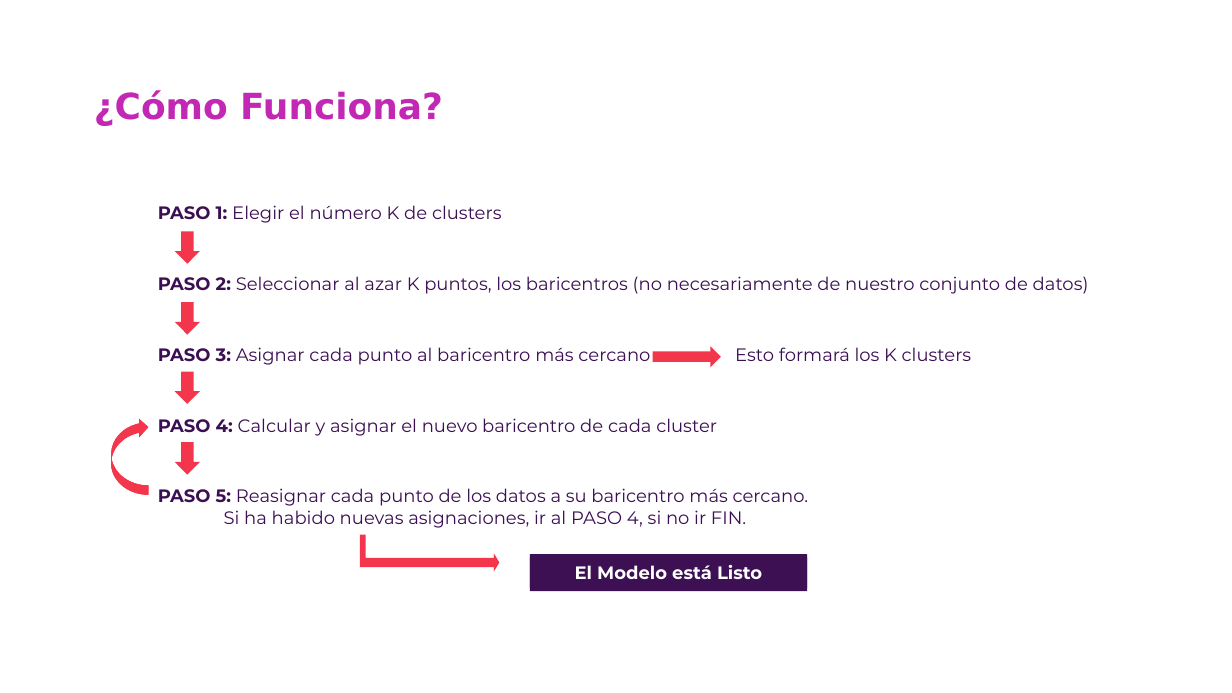
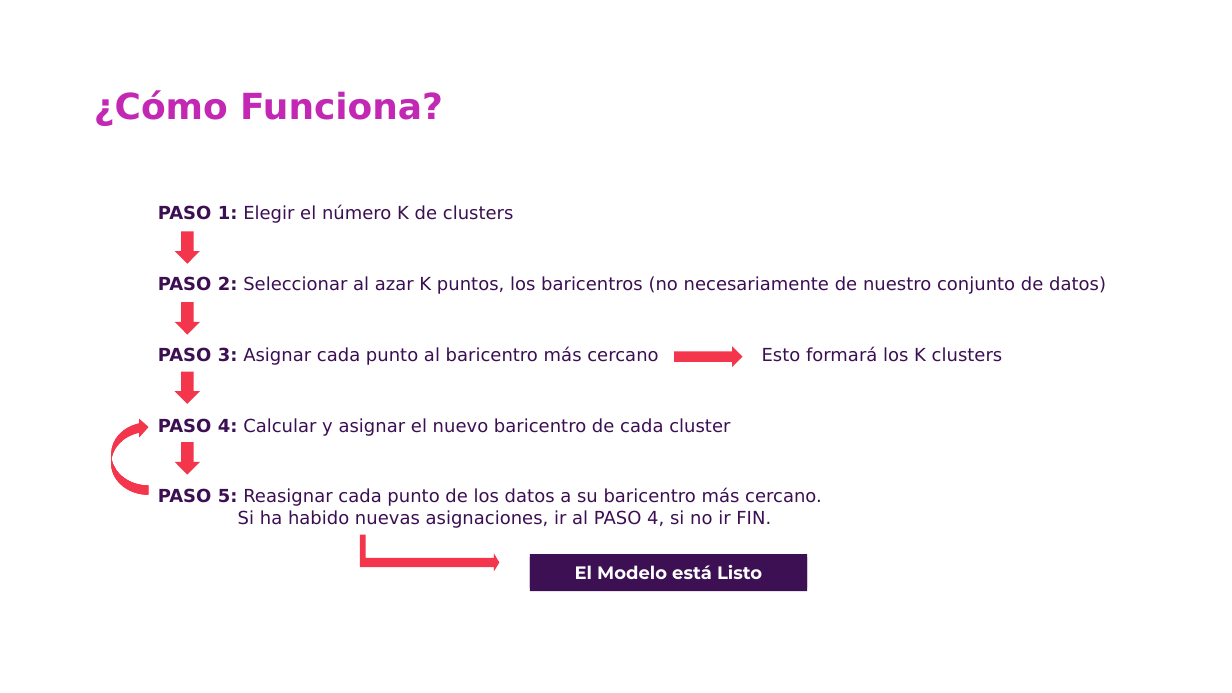
Before and after one commit to csameshiman/Axity_Curso_ML_2023, a slide deck: slide 9 of Diapositivas/Parte 04.Clustering/Sección 04.1.K-Means Clustering/K-Means_Clustering.pptx. Drawn at 1232x693 pixels with LibreOffice and Linux fonts; fonts in the diff are those of the drawing; background and template pictures are left out. Boxes give left, top, right and bottom in pixels: in the first picture for what was removed or moved away, otherwise in the second. Text is boxed around its words. In the diff, an @@ line names an element or a change of style, - is before the commit and + after.

```diff
--- a/Diapositivas/Parte 04.Clustering/Sección 04.1.K-Means Clustering/K-Means_Clustering.pptx
+++ b/Diapositivas/Parte 04.Clustering/Sección 04.1.K-Means Clustering/K-Means_Clustering.pptx
@@ text "PASO 1: Elegir el número ..." at <box>158,205,1106,528</box>: font Montserrat to DejaVu Sans @@
@@ right arrow: place and size @@
-right arrow at <box>653,347,721,368</box>
+right arrow at <box>675,347,743,368</box>
```
